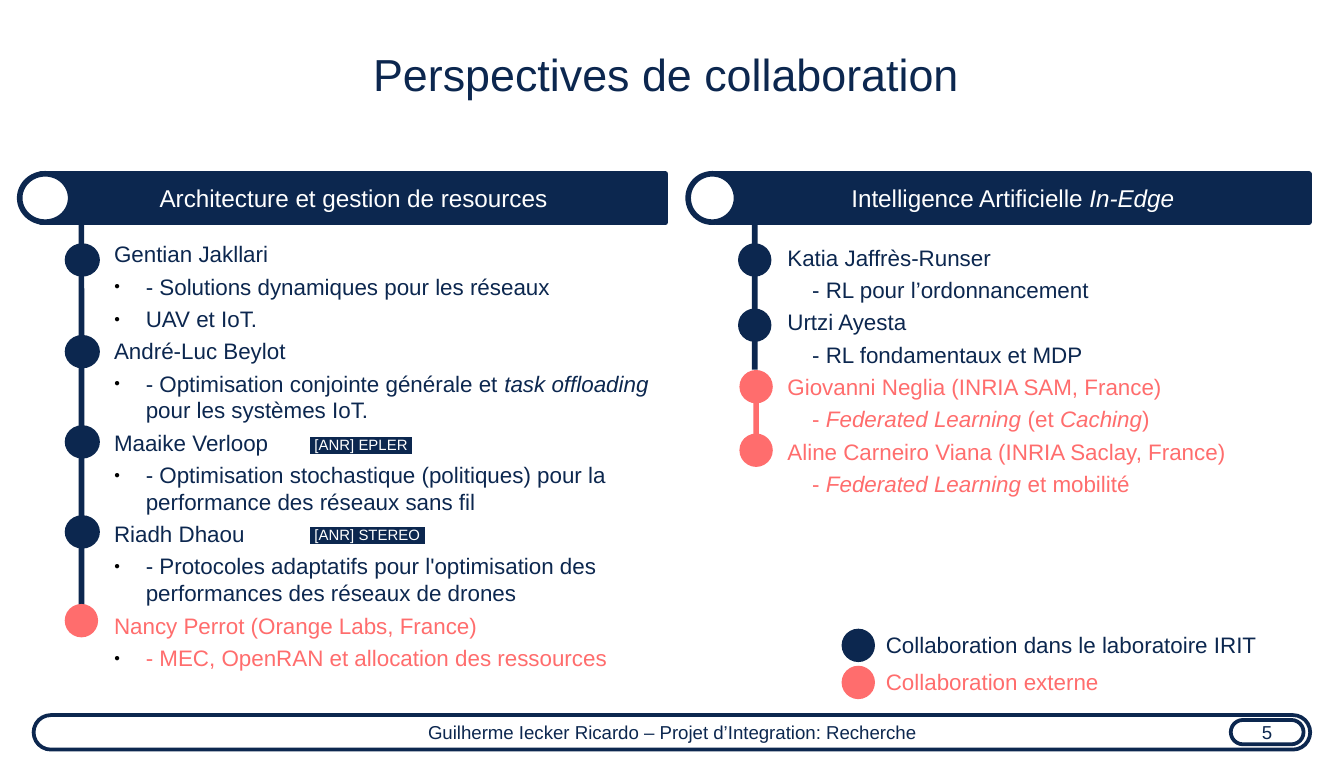
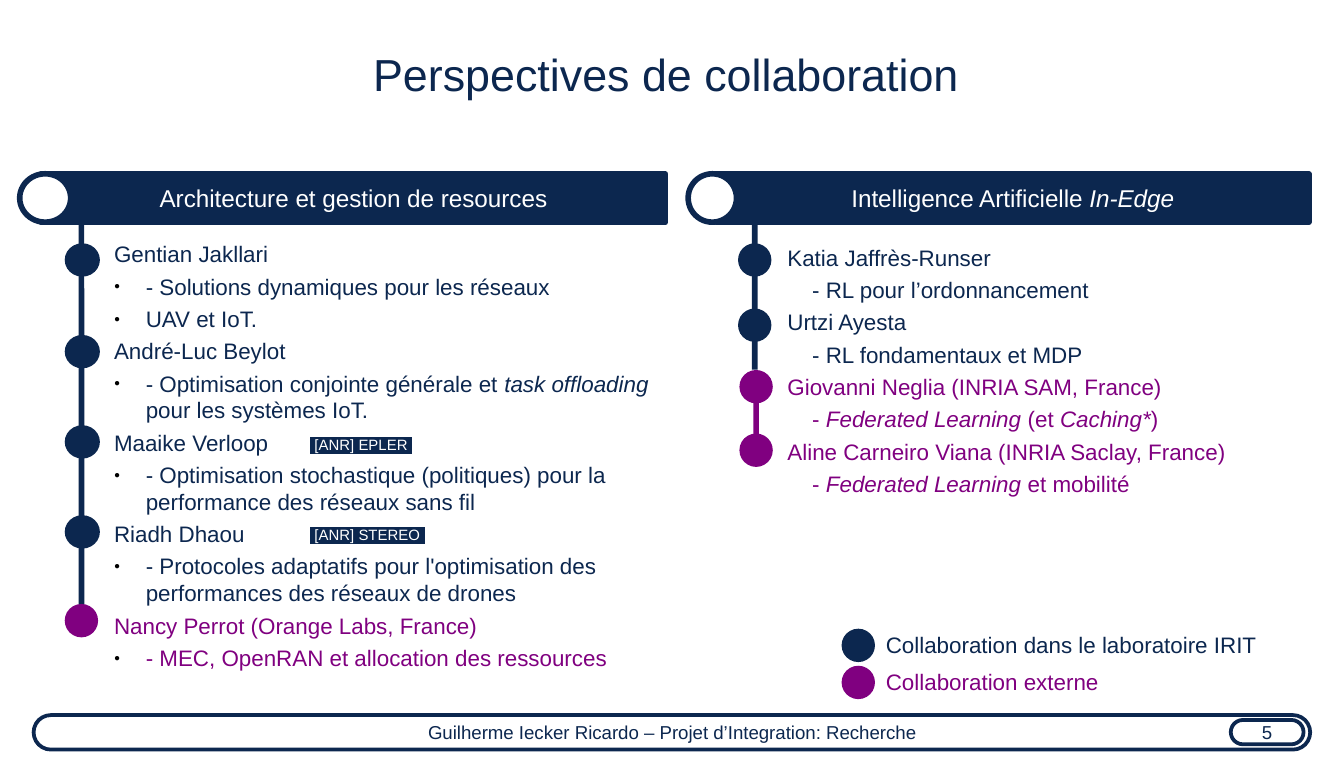
Before and after one commit to guilhermeir/mcf, a slide deck: slide 10 of toulouse_audition.odp. Drawn at 1344x757 pixels with LibreOffice and Linux fonts; fonts in the diff are those of the drawing. Boxes give left, top, right and bottom in pixels: in the first picture for what was removed or moved away, otherwise in the second. Text is boxed around its words. In the diff, an @@ line names an element or a change of style, - is before the commit and + after.

```diff
--- a/toulouse_audition.odp
+++ b/toulouse_audition.odp
@@ text at (x1=787, y1=378, x2=1225, y2=497): text colour #FF6D6D to #800080 in "Giovanni Neglia (INRIA SAM, France)", "Aline Carneiro Viana (INRIA Saclay, France)", "- Federated Learning et mobilité" @@
@@ line (757, 391) - (757, 461): stroke #FF6D6D 3 pt to #800080 3 pt @@
@@ text at (x1=826, y1=410, x2=1158, y2=432): text changed; text colour #FF6D6D to #800080 @@
-- Federated Learning (et Caching)
+- Federated Learning (et Caching*)
@@ fill #FF6D6D to #800080 in 4 elements at (x1=739, y1=370, x2=773, y2=403), (x1=739, y1=433, x2=773, y2=466), (x1=841, y1=665, x2=875, y2=699), (x1=65, y1=603, x2=98, y2=637) @@
@@ text at (x1=114, y1=617, x2=606, y2=671): text colour #FF6D6D to #800080 in "Nancy Perrot (Orange Labs, France)", "- MEC, OpenRAN et allocation des ressources" @@
@@ text "Collaboration externe" at (x1=886, y1=673, x2=1099, y2=691): text colour #FF6D6D to #800080 @@
```
Also in this commit, not shown: 9 other slides changed, 8 slides added, 2 slides removed, 1 other file.
